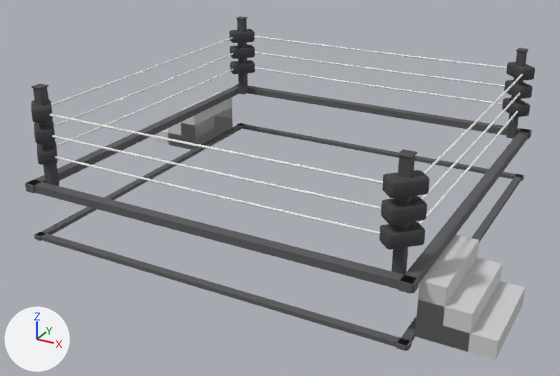
What one commit did to the glTF model game/assets/environment/ring.glb.
Camera for both pictures: a 50 mm lens placed at (5.88, -11.43, 4.99), pointed at (-0.14, -0.48, -0.49). Lighting does not change. The marker at lower left points along +X, +Y and +Z. The first picture is the older version. Vertices at exactly the same position are counted once.

Script lines for the objects in view, before the commit:
```python
me_apronrail = bpy.data.meshes.new('ApronRail')
me_apronrail.from_pydata(...)  # a box spanning x -3.31..3.31, y -3.29..-3.12, z -0.12..0.0; a box spanning x -3.29..3.29, y -3.27..-3.13, z -1.0..-0.94; a box spanning x -3.31..3.31, y 3.12..3.29, z -0.12..0.0; a box spanning x -3.29..3.29, y 3.13..3.27, z -1.0..-0.94; a box spanning x 3.12..3.29, y -3.31..3.31, z -0.12..0.0; a box spanning x 3.13..3.27, y -3.29..3.29, z -1.0..-0.94; a box spanning x -3.29..-3.12, y -3.31..3.31, z -0.12..0.0; a box spanning x -3.27..-3.13, y -3.29..3.29, z -1.0..-0.94
me_apronrail.materials.append(mat_m_apronrail)  # dark grey #5b5b5e
me_stepsmesh = bpy.data.meshes.new('StepsMesh')
me_stepsmesh.from_pydata(...)  # 80 vertices, 192 faces; spans x -4.34..4.34, y -2.92..2.92, z -1.0..-0.14
me_stepsmesh.materials.append(mat_m_stepsmesh)  # light grey #ceced0
me_turnbucklepads = bpy.data.meshes.new('TurnbucklePads')
me_turnbucklepads.from_pydata(...)  # 672 vertices, 1296 faces; spans x -3.28..3.28, y -3.28..3.28, z 0.38..1.32
me_turnbucklepads.materials.append(mat_m_turnbucklepads)  # dark grey #424245
ob_apronrail = bpy.data.objects.new('ApronRail', me_apronrail)
ob_apronrail.location = (0.0, 0.0, 0.0)
ob_stepsmesh = bpy.data.objects.new('StepsMesh', me_stepsmesh)
ob_stepsmesh.location = (0.0, 0.0, 0.0)
ob_turnbucklepads = bpy.data.objects.new('TurnbucklePads', me_turnbucklepads)
ob_turnbucklepads.location = (0.0, 0.0, 0.0)
# also in view: 'RopeMesh' at (0.0, 0.0, 0.84); 'PostMesh' at (0.0, 0.0, 0.75)
```
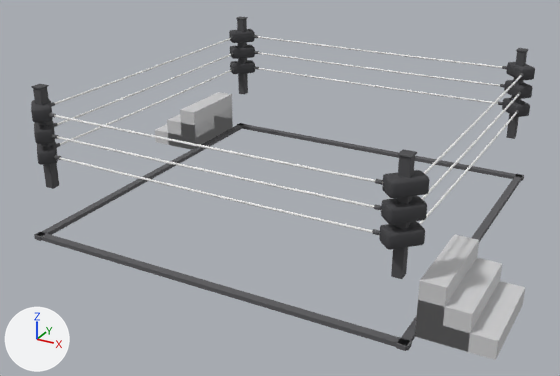
Pixel boxes (x1, y1, x2, y2) of what changed, in the pictures (560 x 376 px):
'ApronRail', reshaped (15% shorter): before (25, 84, 532, 351); after (34, 123, 524, 351)
part 1 of me_apronrail, deleted: before (25, 180, 419, 293)
part 2 of me_apronrail, deleted: before (235, 84, 532, 139)
part 3 of me_apronrail, deleted: before (398, 128, 530, 294)
part 4 of me_apronrail, deleted: before (25, 84, 239, 193)

The edits, one by one:
me_apronrail is used by ob_apronrail; location (0.0, 0.0, 0.0).
me_apronrail had 64 vertices, 96 faces and spanned x -3.31..3.31, y -3.31..3.31, z -1.0..0.0.
me_apronrail now has 32 vertices, 48 faces and spans x -3.29..3.29, y -3.29..3.29, z -1.0..-0.94.
me_apronrail part 1: the loose piece of 8 vertices spanning x -3.31..3.31, y -3.29..-3.12, z -0.12..0.0 is deleted.
me_apronrail part 2: the loose piece of 8 vertices spanning x -3.31..3.31, y 3.12..3.29, z -0.12..0.0 is deleted.
me_apronrail part 3: the loose piece of 8 vertices spanning x 3.12..3.29, y -3.31..3.31, z -0.12..0.0 is deleted.
me_apronrail part 4: the loose piece of 8 vertices spanning x -3.29..-3.12, y -3.31..3.31, z -0.12..0.0 is deleted.
